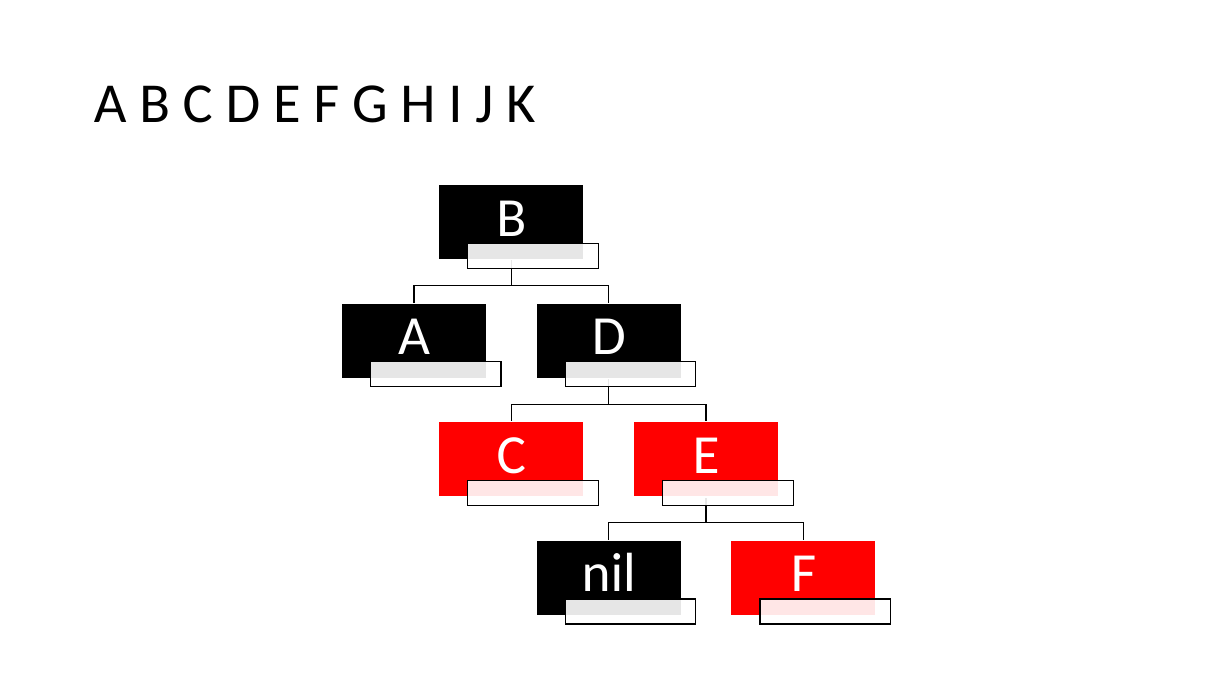
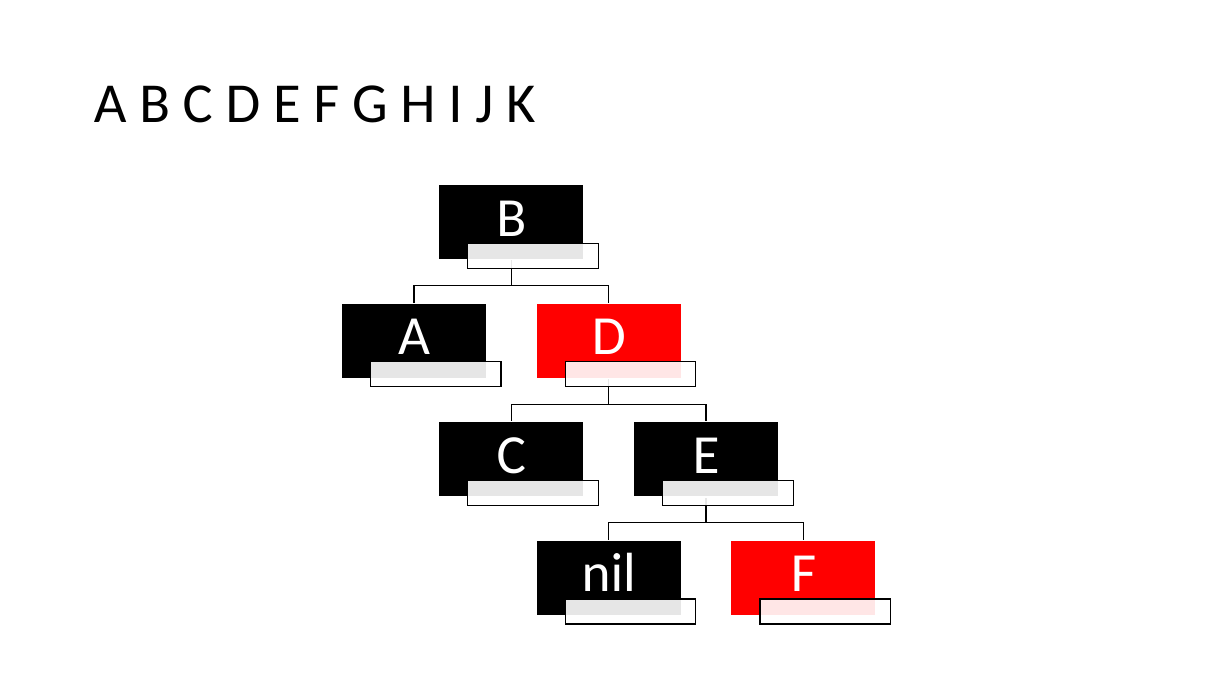
Before and after one commit to TeamOhneNamen/haw.bai3.adp, a slide deck: slide 26 of doc/p3/3.3.pptx (slide 25 before the commit). Drawn at 1232x693 pixels with LibreOffice and Linux fonts; fonts in the diff are those of the drawing. Boxes give left, top, right and bottom in pixels: in the first picture for what was removed or moved away, otherwise in the second. Text is boxed around its words. In the diff, an @@ line names an element or a change of style, - is before the commit and + after.

```diff
--- a/doc/p3/3.3.pptx
+++ b/doc/p3/3.3.pptx
@@ rectangle at [536,303,681,378]: fill #000000 to #FF0000 @@
@@ rectangle at [439,422,584,497]: fill #FF0000 to #000000 @@
@@ rectangle at [634,422,779,497]: fill #FF0000 to #000000 @@
```
Also in this commit, not shown: 7 other slides changed, 11 slides added.
